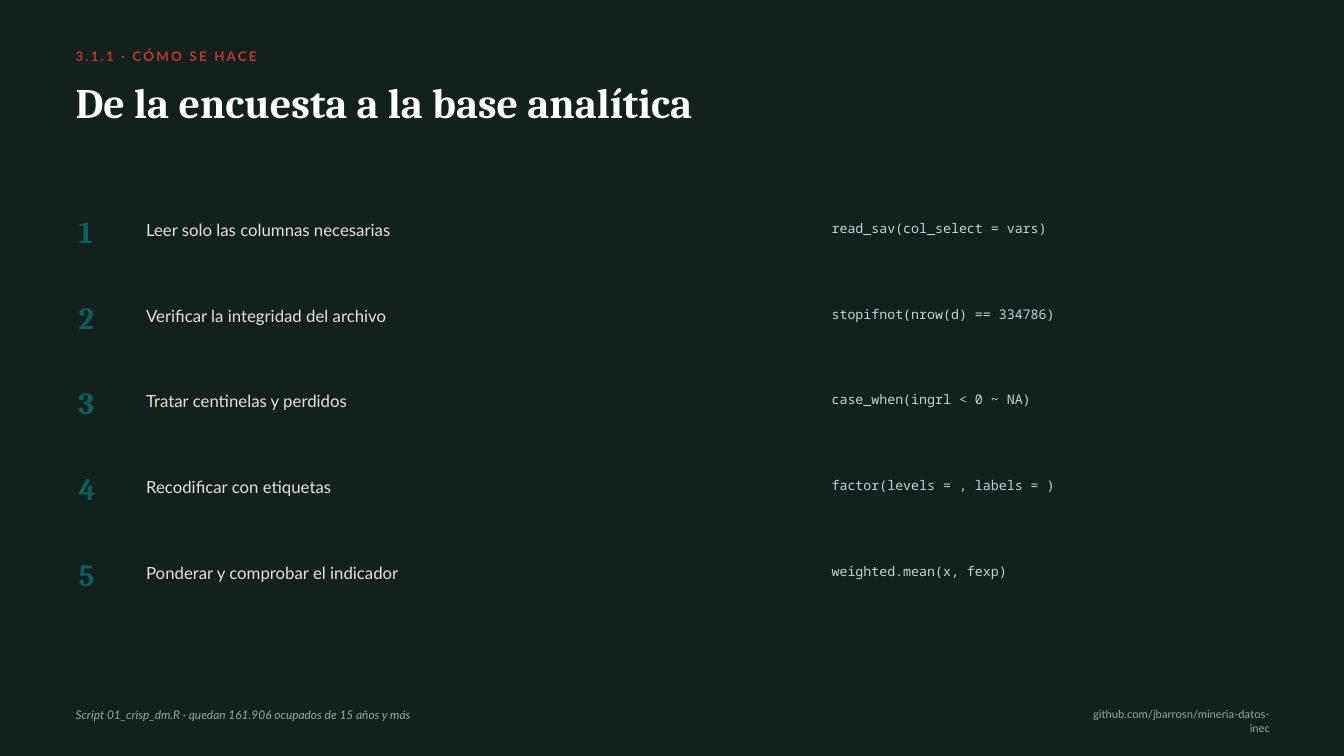
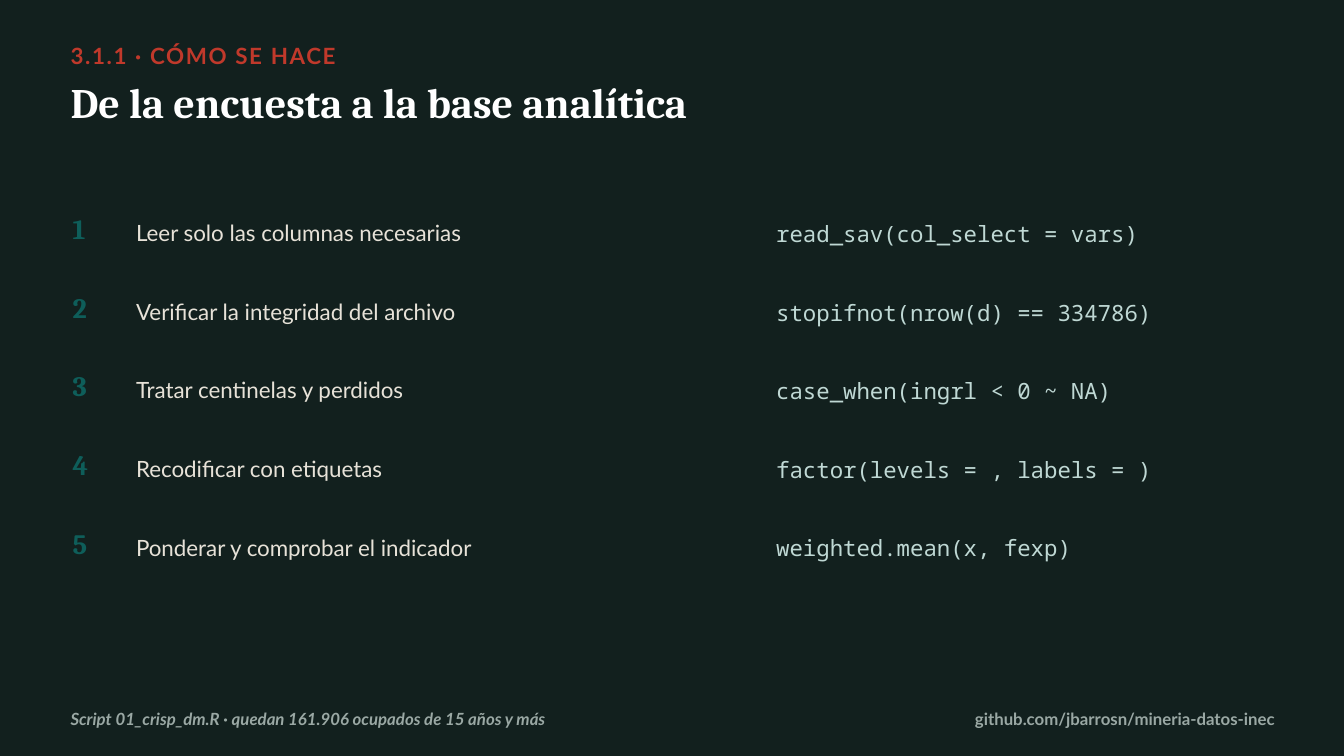
Before and after one commit to jbarrosn/mineria-datos-inec, a slide deck: slide 11 of docs/diapositivas/01_procedimientos.pptx. Drawn at 1344x756 pixels with LibreOffice and Linux fonts; fonts in the diff are those of the drawing. Boxes give left, top, right and bottom in pixels: in the first picture for what was removed or moved away, otherwise in the second. Text is boxed around its words. In the diff, an @@ line names an element or a change of style, - is before the commit and + after.

```diff
--- a/docs/diapositivas/01_procedimientos.pptx
+++ b/docs/diapositivas/01_procedimientos.pptx
@@ text "3.1.1 · CÓMO SE HACE" at [71,45,336,64]: size 9.5 to 16 pt, letter spacing 1.6 to 1.2 pt @@
@@ text "De la encuesta a la ..." at [71,88,687,119]: line spacing 0.98 to 0.95 @@
@@ text "Leer solo las columnas necesarias": place and size @@
-text "Leer solo las columnas necesarias" at [146,223,390,236]
+text "Leer solo las columnas necesarias" at [136,224,461,241]
@@ text "read_sav(col_select = vars)": place and size @@
-text "read_sav(col_select = vars)" at [832,223,1047,235]
+text "read_sav(col_select = vars)" at [776,225,1138,246]
@@ text "2": place and size @@
-text "2" at [79,308,95,329]
+text "2" at [73,299,87,318]
@@ text "Verificar la integridad del archivo": place and size @@
-text "Verificar la integridad del archivo" at [146,309,386,325]
+text "Verificar la integridad del archivo" at [136,303,455,324]
@@ text "stopifnot(nrow(d) == 334786)": place and size @@
-text "stopifnot(nrow(d) == 334786)" at [832,309,1055,322]
+text "stopifnot(nrow(d) == 334786)" at [776,304,1152,326]
@@ text "3": place and size @@
-text "3" at [79,393,95,414]
+text "3" at [73,377,87,396]
@@ text "Tratar centinelas y perdidos": place and size @@
-text "Tratar centinelas y perdidos" at [146,394,347,410]
+text "Tratar centinelas y perdidos" at [136,381,403,402]
@@ text "case_when(ingrl < 0 ~ NA)": place and size @@
-text "case_when(ingrl < 0 ~ NA)" at [832,394,1031,408]
+text "case_when(ingrl < 0 ~ NA)" at [776,382,1111,405]
@@ text "4": place and size @@
-text "4" at [79,479,96,500]
+text "4" at [73,456,88,475]
@@ text "Recodificar con etiquetas": place and size @@
-text "Recodificar con etiquetas" at [146,480,331,496]
+text "Recodificar con etiquetas" at [136,460,382,481]
@@ text "factor(levels = , labels = ...": place and size @@
-text "factor(levels = , labels = ..." at [832,480,1023,492]
+text "factor(levels = , labels = ..." at [776,461,1097,482]
@@ size 22 to 20 pt in 5 elements at [73,221,86,239], [73,299,87,318], [73,377,87,396], [73,456,88,475], [73,535,88,554] @@
@@ text "5": place and size @@
-text "5" at [79,566,95,586]
+text "5" at [73,535,88,554]
@@ size 12 to 16 pt; line spacing 1.15 to 1.1 in 5 elements at [136,224,461,241], [136,303,455,324], [136,381,403,402], [136,460,382,481], [136,539,472,560] @@
@@ text "Ponderar y comprobar el indicador": place and size @@
-text "Ponderar y comprobar el indicador" at [146,566,398,582]
+text "Ponderar y comprobar el indicador" at [136,539,472,560]
@@ size 9.5 to 16 pt; line spacing 1.1 to 1.05 in 5 elements at [776,225,1138,246], [776,304,1152,326], [776,382,1111,405], [776,461,1097,482], [776,539,1071,562] @@
@@ text "weighted.mean(x, fexp)": place and size @@
-text "weighted.mean(x, fexp)" at [832,566,1007,580]
+text "weighted.mean(x, fexp)" at [776,539,1071,562]
@@ text "Script 01_crisp_dm.R · quedan 161.906 ..." at [71,712,545,728]: size 8.5 to 12 pt, bold on @@
@@ text "github.com/jbarrosn/mineria-datos-inec": place and size @@
-text "github.com/jbarrosn/mineria-datos-inec" at [1093,710,1270,732]
+text "github.com/jbarrosn/mineria-datos-inec" at [975,712,1275,728]
@@ text "github.com/jbarrosn/mineria-datos-inec" at [975,712,1275,728]: size 8 to 12 pt, bold on @@
```
Also in this commit, not shown: 12 other slides changed, 5 other files.
